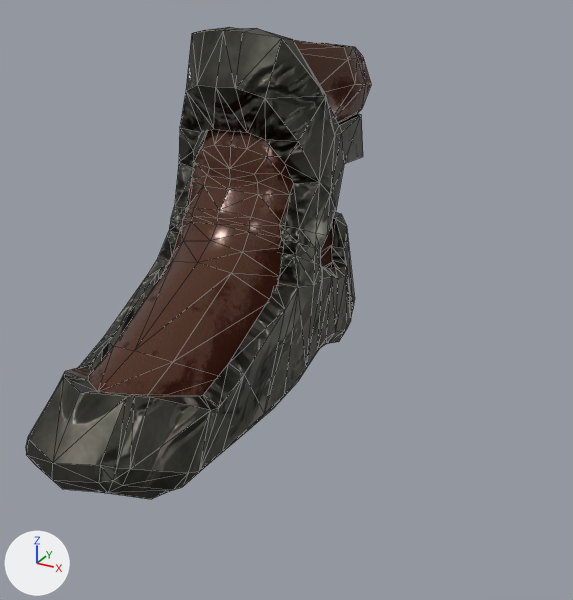
What one commit did to the glTF model foot/Heavy_Boots/heavy_boots.glb.
Rendered twice from a 50 mm lens placed at (0.184, -0.395, 0.235), pointed at (-0.003, -0.057, 0.066). The lights are fixed; the arrows at lower left show +X, +Y and +Z. Mesh edges are drawn as thin lines. Where no turn or scale is listed for an object, it has been applied to the vertices. Vertices at the same position are counted once.

In view in the first picture: 'heavy_boots'.
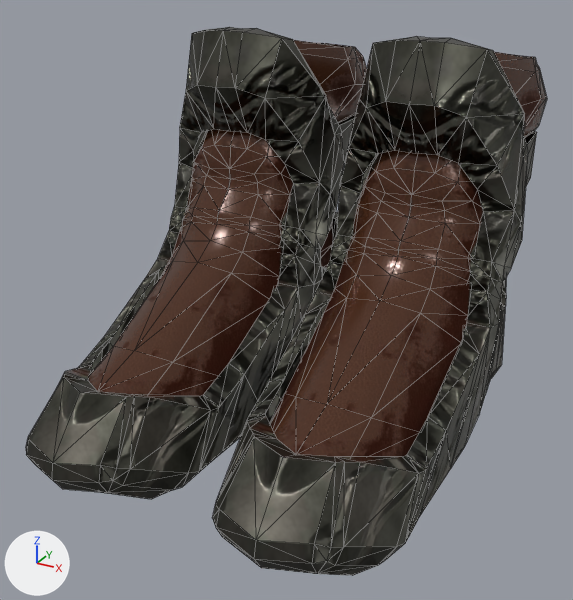
Where the newer file only moved an object's origin or applied its transform, the numbers keep the older frame.

Pixel boxes (x1, y1, x2, y2) of what changed, in the pictures (573 x 600 px):
'heavy_boots', reshaped (51% wider, 16% taller)
    before: (26, 27, 371, 499)
    after: (26, 27, 547, 576)
part 1 of me_shoe_var1_vert_020, added
    after: (213, 36, 537, 576)
part 2 of me_shoe_var1_vert_020, added (brown)
    after: (270, 150, 483, 457)
part 3 of me_shoe_var1_vert_020, added (brown)
    after: (494, 52, 547, 138)

Diff of the bpy script that builds the scene:
```diff
--- a/foot/Heavy_Boots/heavy_boots.glb.py
+++ b/foot/Heavy_Boots/heavy_boots.glb.py
@@ me_shoe_var1_vert_020 @@
 me_shoe_var1_vert_020.from_pydata(...)  # 429 vertices, 708 faces; spans x -0.156..-0.058, y -0.154..0.13, z -0.073..0.139
 # used by ob_heavy_boots; location = (0.0535, -0.0306, 0.0581)
+# me_shoe_var1_vert_020 part 1: the loose piece of 268 vertices spanning x -0.156..-0.058, y -0.154..0.13, z -0.073..0.139 is copied, and the copy is mirrored in x about its middle, then moved by (0.107, 0.0, 0.0); it spans x -0.049..0.049, y -0.154..0.13, z -0.073..0.139
+# me_shoe_var1_vert_020 part 2: the loose piece of 79 vertices spanning x -0.145..-0.069, y -0.126..0.022, z -0.033..0.091 is copied, and the copy is mirrored in x about its middle, then moved by (0.107, 0.0, 0.0); it spans x -0.038..0.038, y -0.126..0.022, z -0.033..0.091
+# me_shoe_var1_vert_020 part 3: the loose piece of 48 vertices spanning x -0.149..-0.065, y 0.012..0.124, z 0.082..0.134 is copied, and the copy is mirrored in x about its middle, then moved by (0.107, 0.0, 0.0); it spans x -0.042..0.042, y 0.012..0.124, z 0.082..0.134
 me_shoe_var1_vert_020.materials.append(mat_heav_boots_export)
```
